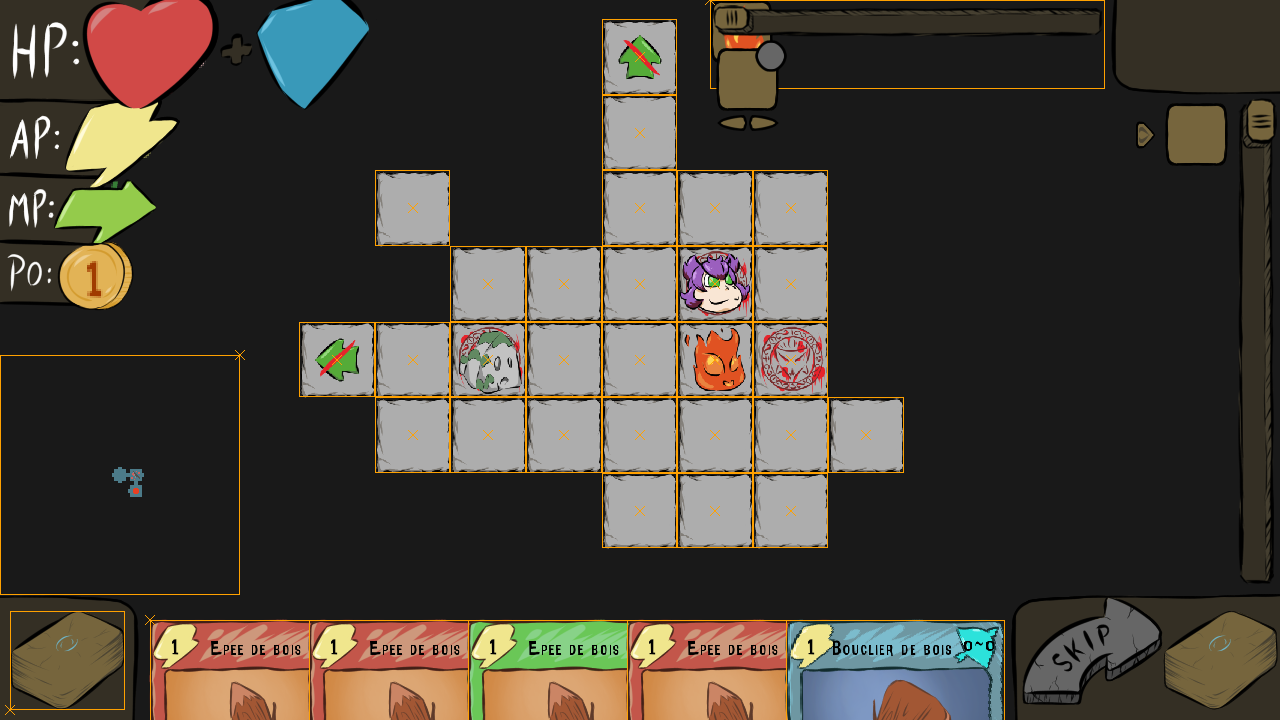
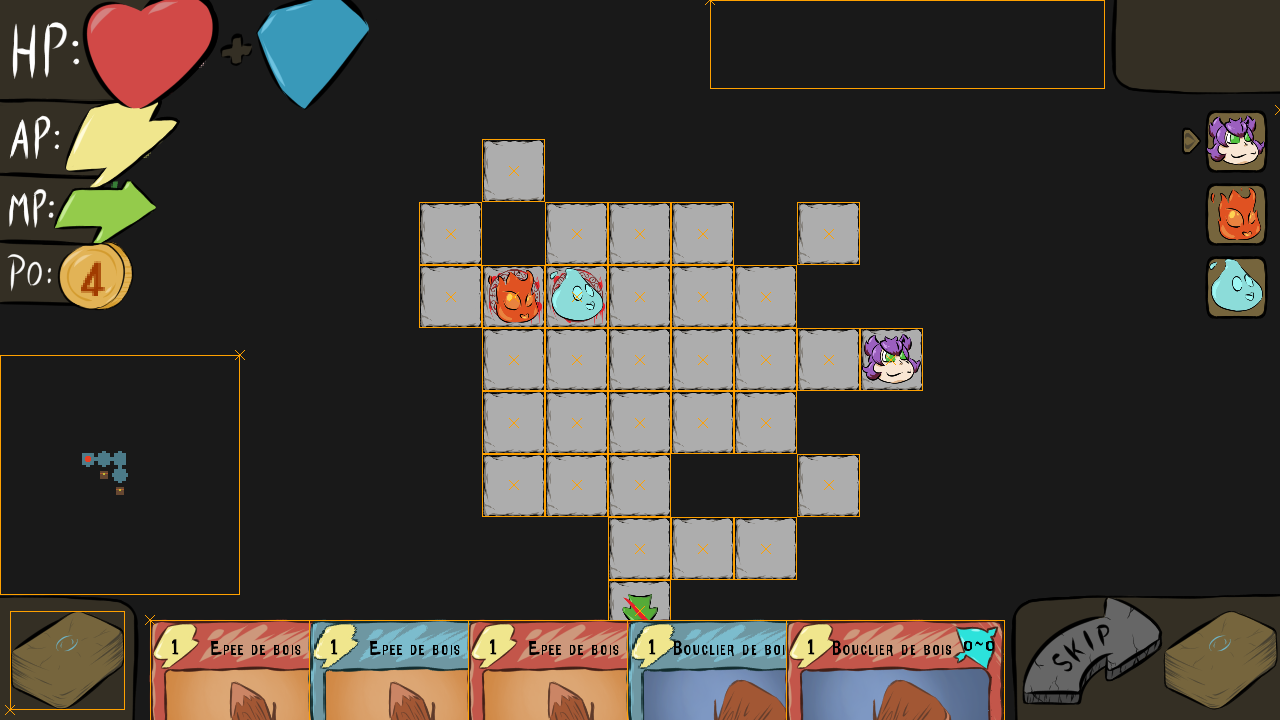
Layers edited between the first and the second 1280x720 image:
hid group "statusEffect" (6 layers) over (640, 1, 1152, 192)
removed group "timeline" (4 layers) over (1088, 8, 1280, 584)
painted on "Copier de Calque de dessin 1" over (960, 619, 1004, 720)
painted on "C" over (960, 619, 1004, 704)
painted on "B" (1st of 2, in "Calque de groupe 2" › "buttonArrowUp") over (960, 619, 1004, 704)
painted on "Calque de dessin 4" over (960, 619, 1004, 720)
painted on "Calque de dessin 9" over (960, 576, 1274, 720)
renamed "Arrière-plan" to "Calque de dessin 17 (collé)", moved it out of group "timeline", painted on it over (81, 1, 1280, 720)
removed layer "Arrière-plan" (5th of 7, in "timeline") from group "timeline" over (1216, 98, 1280, 584)
removed layer "Arrière-plan" (6th of 7, in "timeline") from group "timeline" over (1088, 8, 1280, 192)
removed layer "Arrière-plan" (7th of 7, in "timeline") from group "timeline" over (1136, 98, 1280, 192)
hid "Calque de dessin 17 (collé)" (2nd of 3), painted on it over (81, 1, 1280, 720)
